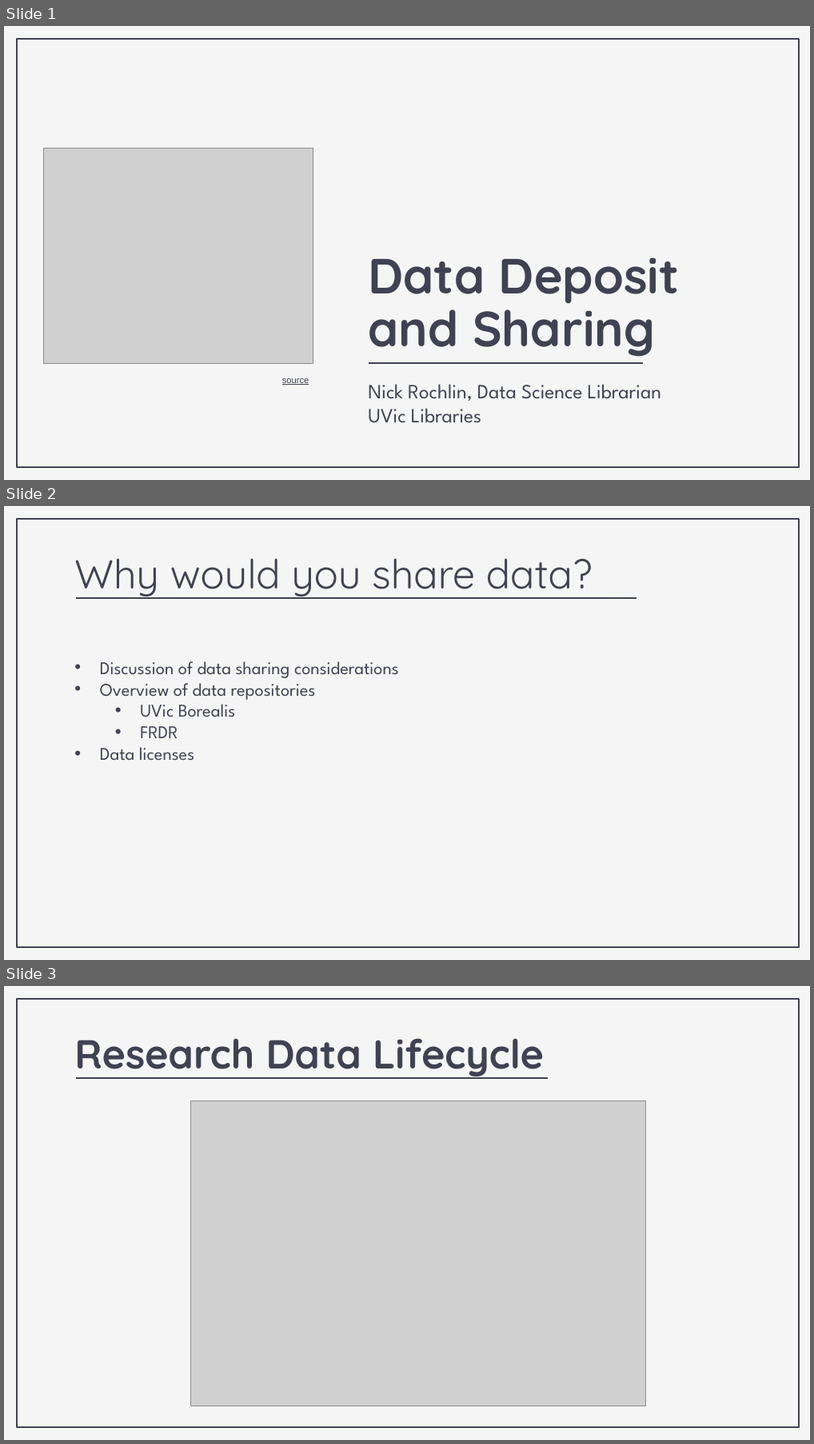
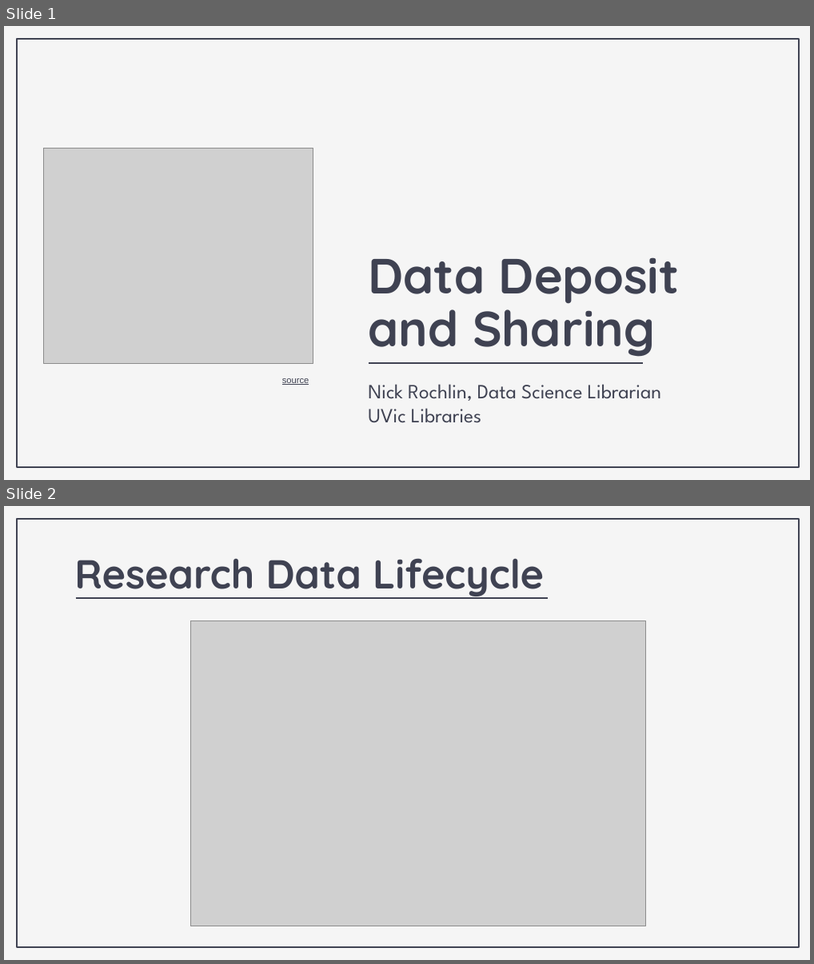
Before and after one commit to nickrochlin/rdm-jumpstart2, a slide deck: docs/files/Block6-1_Sharing-Deposit.pptx. Shown one above the other, each under a label of ours: slides 1, 2 and 3 before the commit, slides 1 and 2 after it. The pictures are 814x1444 and 814x964 pixels, drawn with LibreOffice and Linux fonts; fonts in the diff are those of the drawing; grey boxes stand for pictures. Boxes give left, top, right and bottom in pixels: in the first picture for what was removed or moved away, otherwise in the second. Text is boxed around its words. In the diff, an @@ line names an element or a change of style, - is before the commit and + after.

```diff
--- a/docs/files/Block6-1_Sharing-Deposit.pptx
+++ b/docs/files/Block6-1_Sharing-Deposit.pptx
@@ slide 2 removed at bbox=[4, 506, 810, 960], background #F5F5F5; not listed: 1 template element that a slide beside it also shows @@
@@ title removed at bbox=[74, 558, 593, 599] @@
-Why would you share data?
@@ line removed from (76, 598) to (637, 598) @@
@@ subtitle removed at bbox=[100, 661, 399, 760] @@
-• Discussion of data sharing considerations
-• Overview of data repositories
-  • UVic Borealis
-  • FRDR
-• Data licenses
@@ what was slide 3 is now slide 2 @@
```
Also in this commit, not shown: 2 slides changed, 1 slide added, 1 other slide removed, 24 other files.
